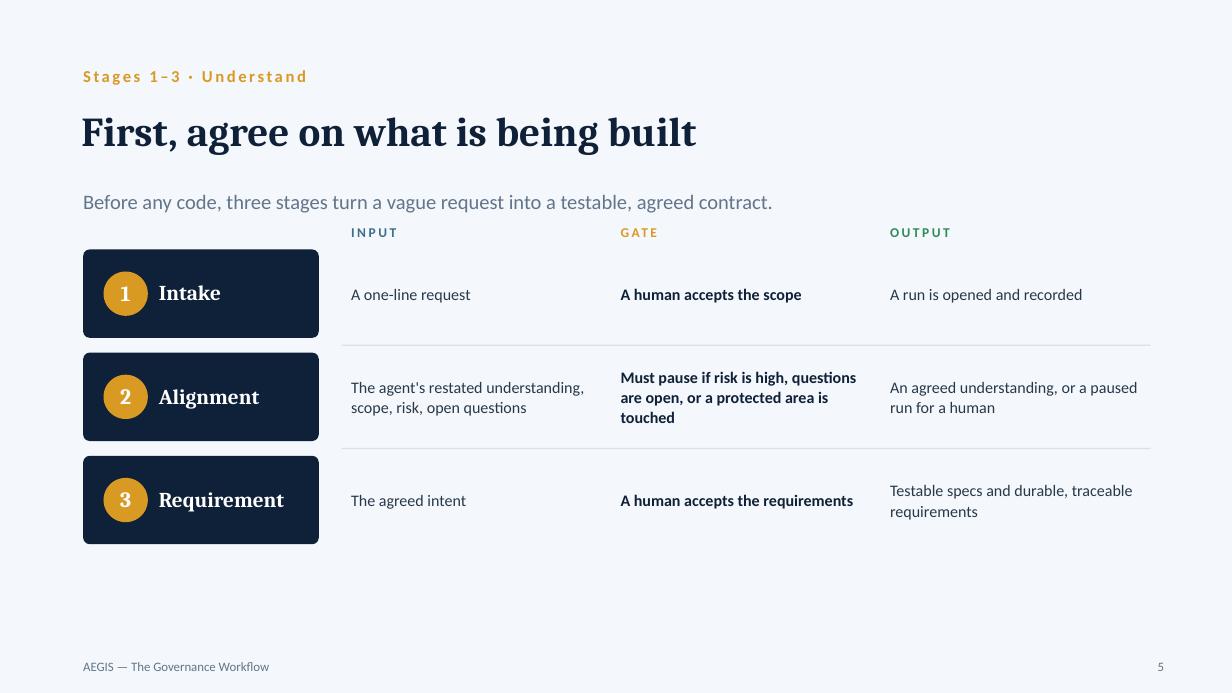
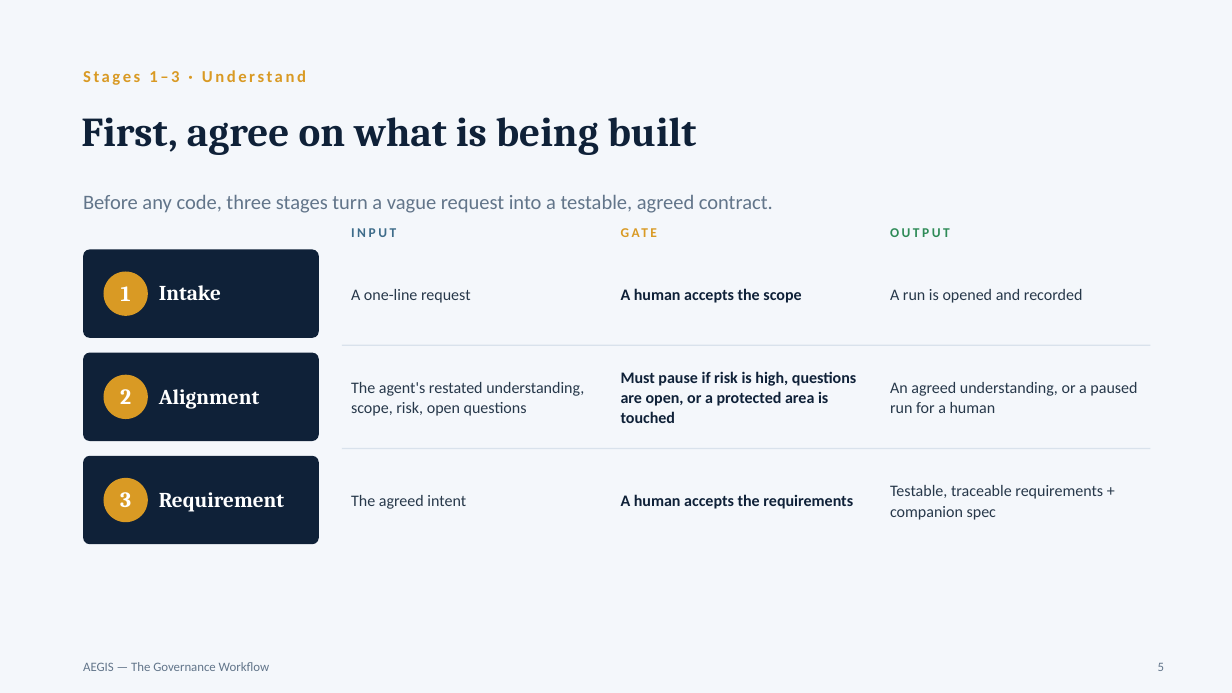
Before and after one commit to DDP-Engineering/Agentic_Engineering_Governance_Integrity_System, a slide deck: slide 5 of 06_SoftwareDocu/AEGIS_Governance_Workflow_Presentation.pptx. Drawn at 1232x693 pixels with LibreOffice and Linux fonts; fonts in the diff are those of the drawing. Boxes give left, top, right and bottom in pixels: in the first picture for what was removed or moved away, otherwise in the second. Text is boxed around its words. In the diff, an @@ line names an element or a change of style, - is before the commit and + after.

Commit message:
Updated + added specs + split skills.

```diff
--- a/06_SoftwareDocu/AEGIS_Governance_Workflow_Presentation.pptx
+++ b/06_SoftwareDocu/AEGIS_Governance_Workflow_Presentation.pptx
@@ text at <box>890,485,1103,520</box>: text changed @@
-Testable specs and durable, traceable requirements
+Testable, traceable requirements + companion spec
```
Also in this commit, not shown: 43 other files.
